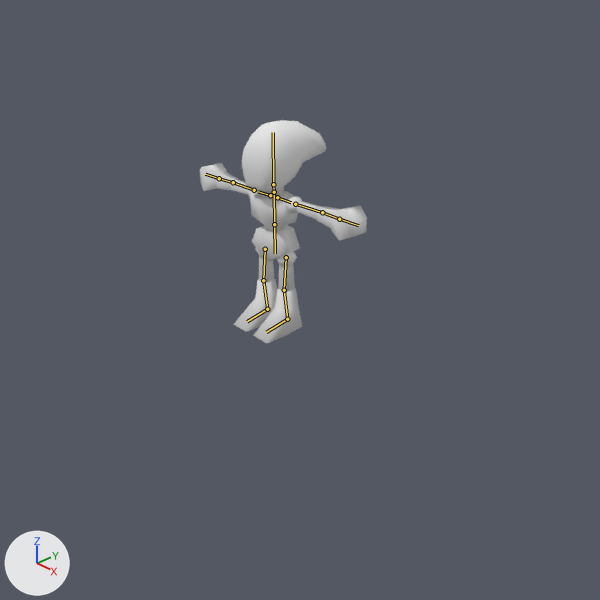
What one commit did to the Blender file Julio/DormTest/Assets/Model/ROBOT.blend.
Both versions are drawn from the file's camera 'Camera'. Lighting does not change. The marker at lower left points along +X, +Y and +Z. The bones that bend it are drawn over the model as lines.

Objects in the first picture: 'Leg'.
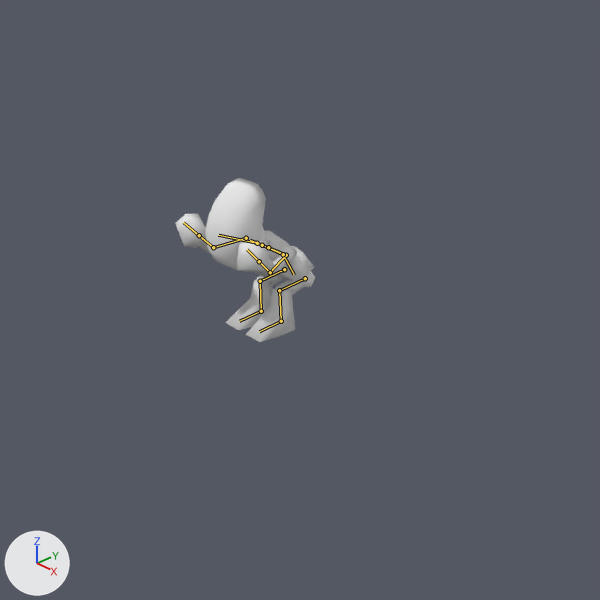
The newer file adds an action. The first version stands in its rest pose; the second is drawn at frame 5 of the action 'Landing'.

Diff of the bpy script that builds the scene:
```diff
--- a/Julio/DormTest/Assets/Model/ROBOT.blend.py
+++ b/Julio/DormTest/Assets/Model/ROBOT.blend.py
@@ bone_root @@
 bone_root = bpy.data.objects['Armature'].pose.bones['root']
-bone_root.location = (0.0, 0.0, 0.0)
+bone_root.location = (0.0, -0.321, 0.003)
@@ bone_bone @@
 bone_bone = bpy.data.objects['Armature'].pose.bones['Bone']  # child of 'root'
-bone_bone.location = (0.0, 0.0, 0.0)
+bone_bone.location = (0.0, 0.129, 0.571)
@@ bone_chest @@
 bone_chest = bpy.data.objects['Armature'].pose.bones['chest']  # child of 'Bone'
-bone_chest.rotation_quaternion = (1.0, 0.0, 0.0, 0.0)  # degrees (0, 0, 0)
+bone_chest.rotation_quaternion = (0.878, 0.479, -0.001, -0.002)  # degrees (57, 0, 0)
@@ bone_head @@
 bone_head = bpy.data.objects['Armature'].pose.bones['head']  # child of 'neck'
-bone_head.rotation_quaternion = (1.0, 0.0, 0.0, 0.0)  # degrees (0, 0, 0)
+bone_head.rotation_quaternion = (0.997, 0.078, 0.0, 0.0)  # degrees (9, 0, 0)
@@ bone_upperarm_l @@
 bone_upperarm_l = bpy.data.objects['Armature'].pose.bones['upperarm.l']  # child of 'collar.l'
-bone_upperarm_l.location = (0.0, 0.0, 0.0)
-bone_upperarm_l.rotation_quaternion = (1.0, 0.0, 0.0, 0.0)  # degrees (0, 0, 0)
+bone_upperarm_l.location = (-0.002, 0.0, 0.0)
+bone_upperarm_l.rotation_quaternion = (-0.168, 0.036, 0.274, 0.212)  # degrees (-88, -134, 30)
@@ bone_forearm_l @@
 bone_forearm_l = bpy.data.objects['Armature'].pose.bones['forearm.l']  # child of 'upperarm.l'
-bone_forearm_l.location = (0.0, 0.0, 0.0)
-bone_forearm_l.rotation_quaternion = (1.0, 0.0, 0.0, 0.0)  # degrees (0, 0, 0)
+bone_forearm_l.location = (0.004, 0.002, 0.001)
+bone_forearm_l.rotation_quaternion = (0.893, 0.083, -0.078, -0.436)  # degrees (13, -4, -52)
@@ bone_upperarm_r @@
 bone_upperarm_r = bpy.data.objects['Armature'].pose.bones['upperarm.r']  # child of 'collar.r'
-bone_upperarm_r.location = (0.0, 0.0, 0.0)
-bone_upperarm_r.rotation_quaternion = (1.0, 0.0, 0.0, 0.0)  # degrees (0, 0, 0)
+bone_upperarm_r.location = (-0.002, 0.0, 0.0)
+bone_upperarm_r.rotation_quaternion = (-0.164, 0.039, -0.268, -0.221)  # degrees (-91, 135, -29)
@@ bone_forearm_r @@
 bone_forearm_r = bpy.data.objects['Armature'].pose.bones['forearm.r']  # child of 'upperarm.r'
-bone_forearm_r.location = (0.0, 0.0, 0.0)
-bone_forearm_r.rotation_quaternion = (1.0, 0.0, 0.0, 0.0)  # degrees (0, 0, 0)
+bone_forearm_r.location = (0.003, -0.002, -0.001)
+bone_forearm_r.rotation_quaternion = (0.89, 0.082, 0.049, 0.446)  # degrees (11, 1, 53)
@@ bone_pelvis @@
 bone_pelvis = bpy.data.objects['Armature'].pose.bones['pelvis']  # child of 'Bone'
-bone_pelvis.rotation_quaternion = (1.0, 0.0, 0.0, 0.0)  # degrees (0, 0, 0)
+bone_pelvis.rotation_quaternion = (0.967, 0.255, 0.001, 0.002)  # degrees (30, 0, 0)
@@ bone_ik_leg_l @@
 bone_ik_leg_l = bpy.data.objects['Armature'].pose.bones['ik-leg.l']  # child of 'root'
-bone_ik_leg_l.location = (0.0, 0.0, 0.0)
+bone_ik_leg_l.location = (0.0, -0.153, -0.442)
@@ bone_ik_leg_r @@
 bone_ik_leg_r = bpy.data.objects['Armature'].pose.bones['ik-leg.r']  # child of 'root'
-bone_ik_leg_r.location = (0.0, 0.0, 0.0)
+bone_ik_leg_r.location = (0.0, -0.153, -0.442)
```

Changed parts and their boxes (x1, y1, x2, y2) in the pictures (600 x 600 px):
'Leg', posed (16% narrower, 26% shorter)
    before: (200, 120, 367, 343)
    after: (175, 178, 315, 342)
bone 'chest', root to tip
    before: (274, 224) to (274, 192)
    after: (283, 254) to (262, 245)
bone 'head', root to tip
    before: (273, 184) to (273, 132)
    after: (257, 243) to (218, 235)
bone 'upperarm.l', root to tip
    before: (295, 204) to (322, 212)
    after: (286, 255) to (270, 272)
bone 'forearm.l', root to tip
    before: (322, 212) to (339, 219)
    after: (270, 272) to (259, 261)
bone 'upperarm.r', root to tip
    before: (254, 190) to (233, 182)
    after: (246, 238) to (213, 247)
bone 'forearm.r', root to tip
    before: (233, 182) to (219, 178)
    after: (213, 247) to (199, 235)
bone 'pelvis', root to tip
    before: (274, 224) to (275, 253)
    after: (283, 254) to (294, 274)
